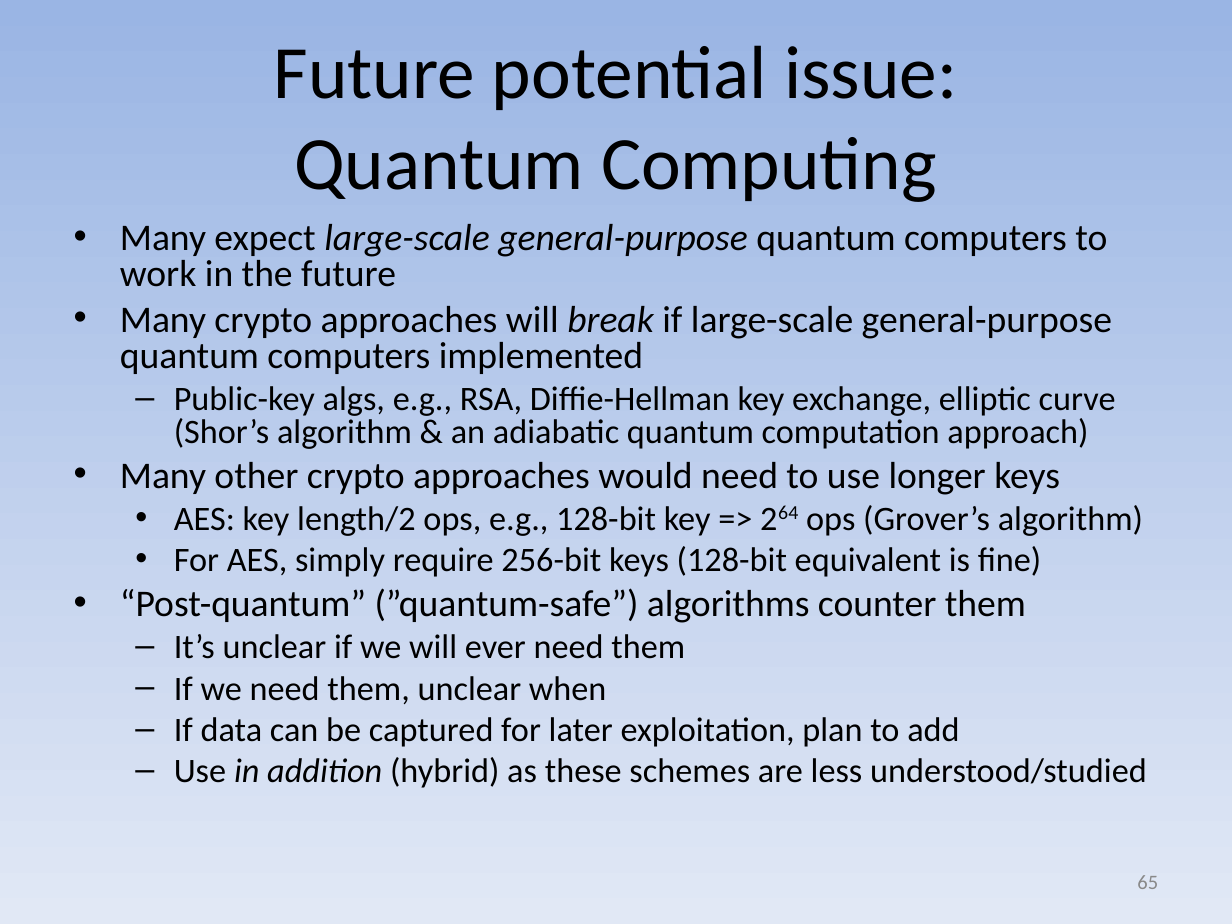
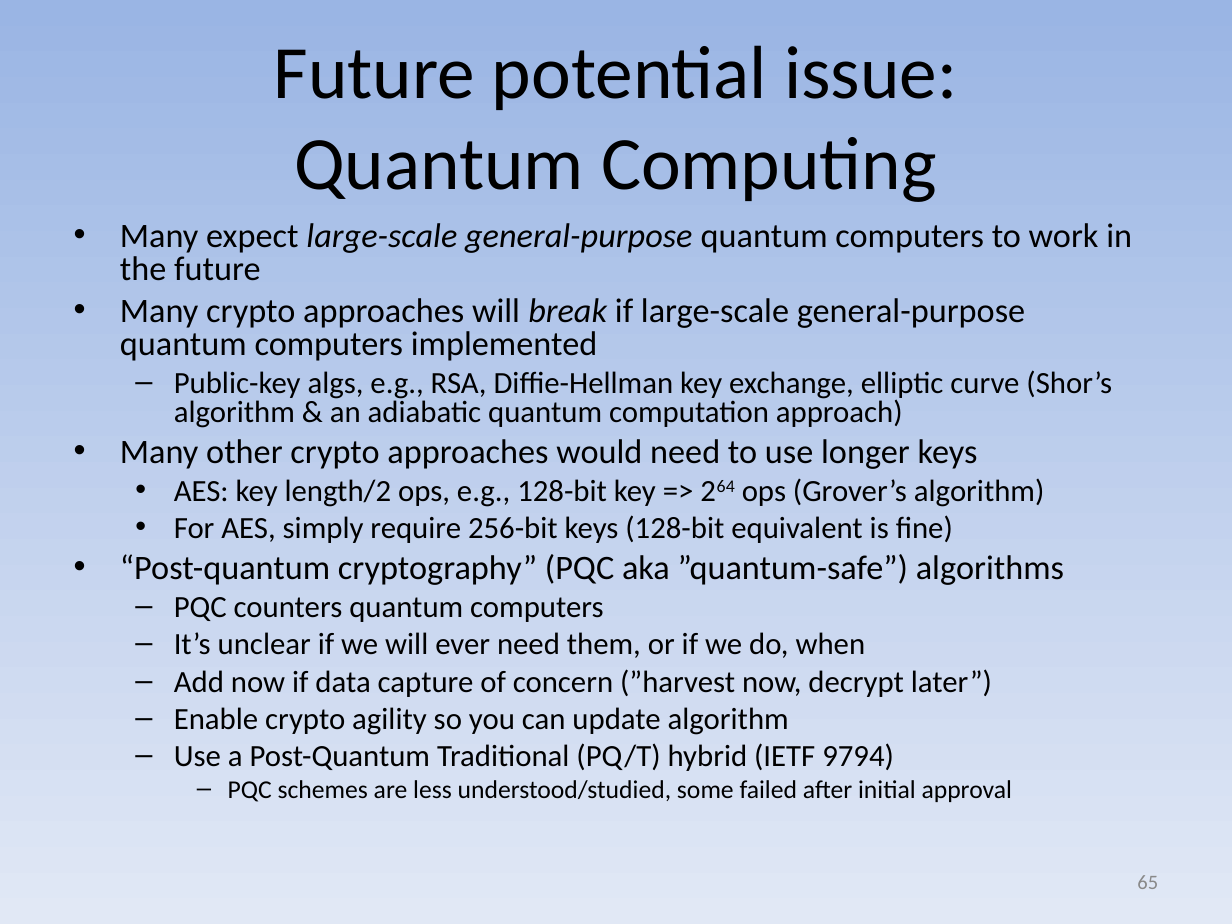
Before and after one commit to david-a-wheeler/david-a-wheeler.github.io, a slide deck: slide 65 of secure-class/presentations/Secure-Software-7-Cryptography.ppt. Drawn at 1232x924 pixels with LibreOffice and Linux fonts; fonts in the diff are those of the drawing. Boxes give left, top, right and bottom in pixels: in the first picture for what was removed or moved away, otherwise in the second. Text is boxed around its words. In the diff, an @@ line names an element or a change of style, - is before the commit and + after.

Commit message:
Update Crypto slides

```diff
--- a/secure-class/presentations/Secure-Software-7-Cryptography.ppt
+++ b/secure-class/presentations/Secure-Software-7-Cryptography.ppt
@@ text at box(120, 223, 1132, 543): size 22 to 20 pt in "Many expect large-scale general-purpose quantum computers to ...", "Many crypto approaches will break if large-scale ...", "Many other crypto approaches would need to ..."; size 20 to 18 pt in "Public-key algs, e.g., RSA, Diffie-Hellman key exchange, ...", "AES: key length/2 ops, e.g., 128-bit key ...", "For AES, simply require 256-bit keys (128-bit ..." @@
@@ text at box(120, 554, 1064, 802): text changed; size 20 to 18 pt @@
-• “Post-quantum” (”quantum-safe”) algorithms counter them
-  – It’s unclear if we will ever need them
-  – If we need them, unclear when
-  – If data can be captured for later exploitation, plan to add
-  – Use in addition (hybrid) as these schemes are less understood/studied
+• “Post-quantum cryptography” (PQC aka ”quantum-safe”) algorithms
+  – PQC counters quantum computers
+  – It’s unclear if we will ever need them, or if we do, when
+  – Add now if data capture of concern (”harvest now, decrypt later”)
+  – Enable crypto agility so you can update algorithm
+  – Use a Post-Quantum Traditional (PQ/T) hybrid (IETF 9794)
+    – PQC schemes are less understood/studied, some failed after initial approval
```
Also in this commit, not shown: 8 other slides changed, 3 slides added, 1 other file.
